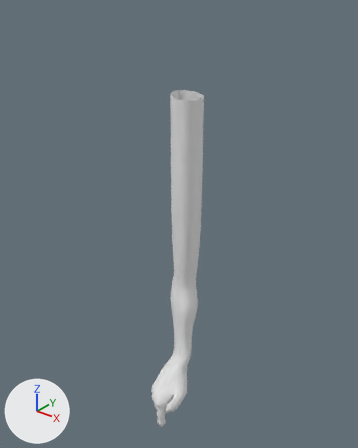
The FBX model Assets/Models/hand/hand_02.fbx, before and after one commit.
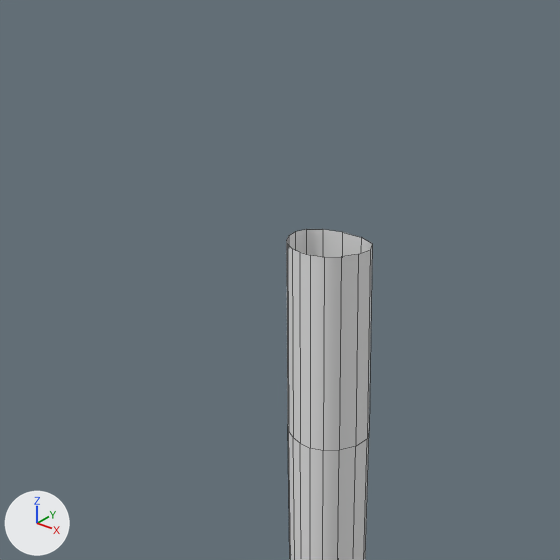
Each version is shown whole from a 50 mm lens placed at (15.4, -16.93, 27.76), pointed at (-0.3, 2.7, 15.59), then close up on the part from 16% to 77% of the width and 0% to 49% of the height. The axes (+X, +Y, +Z) are drawn at lower left. The lights are the same throughout. The first two pictures are the older version. The close-ups show mesh edges as thin lines. Where no turn or scale is listed for an object, it has been applied to the vertices.

In view in the first close-up: 'hand_lp.003'.
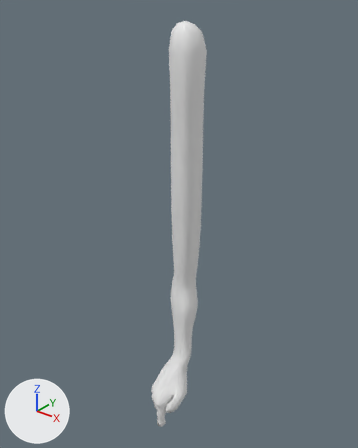
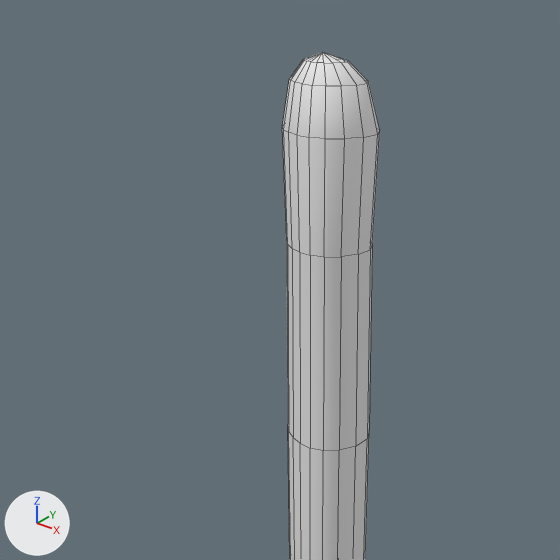
Boxes [x1, y1, x2, y2] around the edits, measured in the close-ups (560 x 560 px):
'hand_lp.003', reshaped
    before: [287, 229, 372, 560]
    after: [282, 52, 380, 560]
part 1 of me_cube_020, added
    after: [282, 52, 380, 257]

What the commit changed:
me_cube_020 is used by ob_hand_lp_003; location (0.0, 0.0, 0.0).
me_cube_020 had 753 vertices, 744 faces and spanned x -1.4..1.5, y -0.1..4.3, z 2.4..22.7.
me_cube_020 now has 802 vertices, 808 faces and spans x -1.5..1.5, y -0.1..4.3, z 2.4..26.2.
Part 1, on me_cube_020:
49 vertices are added at x -1.5..1.0, y 1.9..4.3, z 24.8..26.2.
64 new faces join them.
